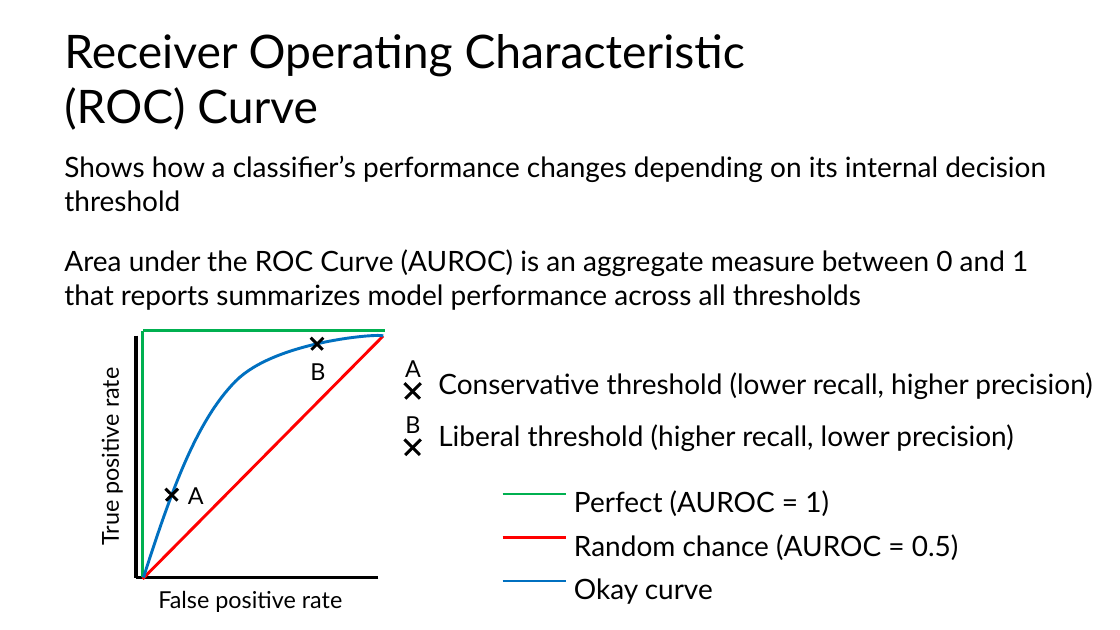
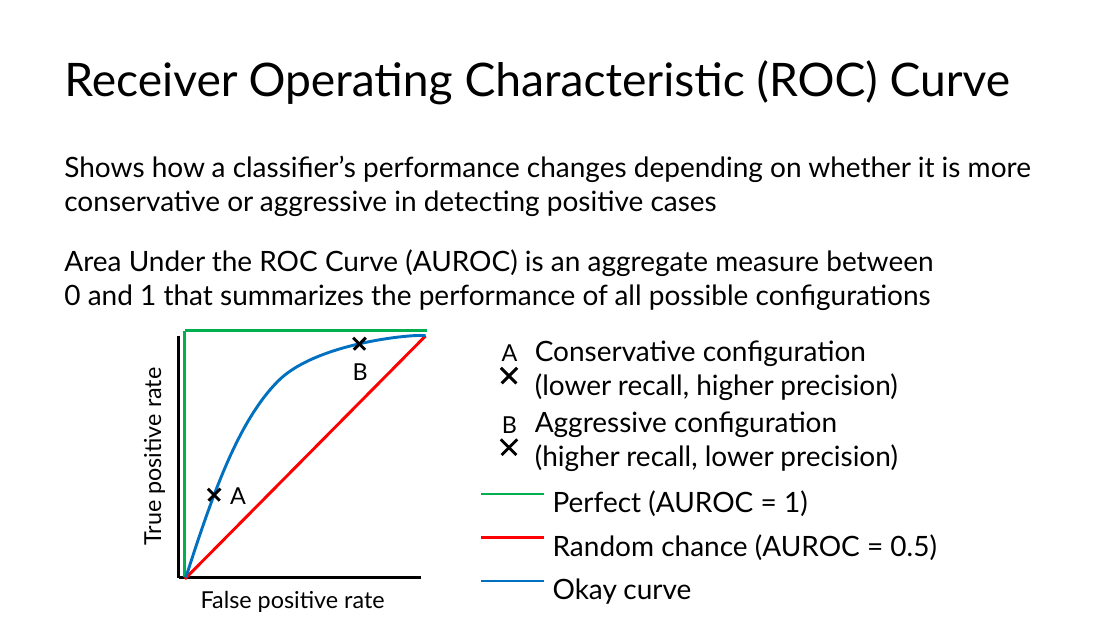
Before and after one commit to C4M-UofT/C4M-UofT.github.io, a slide deck: slide 65 of lectures/module3/3-1_ml_workflow/MachineLearning_tutorial.pptx (slide 59 before the commit). Drawn at 1120x630 pixels with LibreOffice and Linux fonts; fonts in the diff are those of the drawing. Boxes give left, top, right and bottom in pixels: in the first picture for what was removed or moved away, otherwise in the second. Text is boxed around its words. In the diff, an @@ line names an element or a change of style, - is before the commit and + after.

```diff
--- a/lectures/module3/3-1_ml_workflow/MachineLearning_tutorial.pptx
+++ b/lectures/module3/3-1_ml_workflow/MachineLearning_tutorial.pptx
@@ title "Receiver Operating Characteristic (ROC) Curve" rewrapped from (64, 34, 745, 130) to (64, 60, 1011, 105) @@
@@ text at (64, 156, 1031, 310): text changed @@
-Shows how a classifier’s performance changes depending on its internal decision threshold
-Area under the ROC Curve (AUROC) is an aggregate measure between 0 and 1 that reports summarizes model performance across all thresholds
+Shows how a classifier’s performance changes depending on whether it is more conservative or aggressive in detecting positive cases
+Area Under the ROC Curve (AUROC) is an aggregate measure between
+0 and 1 that summarizes the performance of all possible configurations
@@ line moved from (136, 335) - (136, 578) to (179, 335) - (179, 578) @@
@@ text at (535, 340, 898, 400): text changed @@
-Conservative threshold (lower recall, higher precision)
+Conservative configuration
+(lower recall, higher precision)
@@ 2 lines, 1 text: place and size @@
-2 lines, 1 text at (404, 360, 421, 399)
+2 lines, 1 text at (501, 344, 518, 383)
@@ text at (535, 411, 898, 471): text changed @@
-Liberal threshold (higher recall, lower precision)
+Aggressive configuration
+(higher recall, lower precision)
@@ 2 lines, 1 text: place and size @@
-2 lines, 1 text at (404, 416, 421, 455)
+2 lines, 1 text at (501, 416, 518, 455)
@@ 7 lines, 4 texts, 1 freeform shape: place and size @@
-7 lines, 4 texts, 1 freeform shape at (96, 331, 385, 612)
+7 lines, 4 texts, 1 freeform shape at (138, 331, 428, 612)
@@ line moved from (378, 578) - (136, 578) to (421, 578) - (179, 578) @@
@@ 3 texts, 3 lines: place and size @@
-3 texts, 3 lines at (502, 490, 959, 604)
+3 texts, 3 lines at (481, 490, 937, 604)
```
Also in this commit, not shown: 26 other slides changed, 6 slides added, 1 other file.
